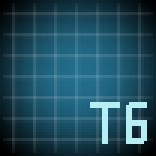
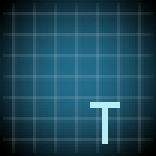
The second w=156, h=156 image is a revision of the first. Changes to its layers:
moved "6" into group "T6" over [126, 102, 147, 144]
